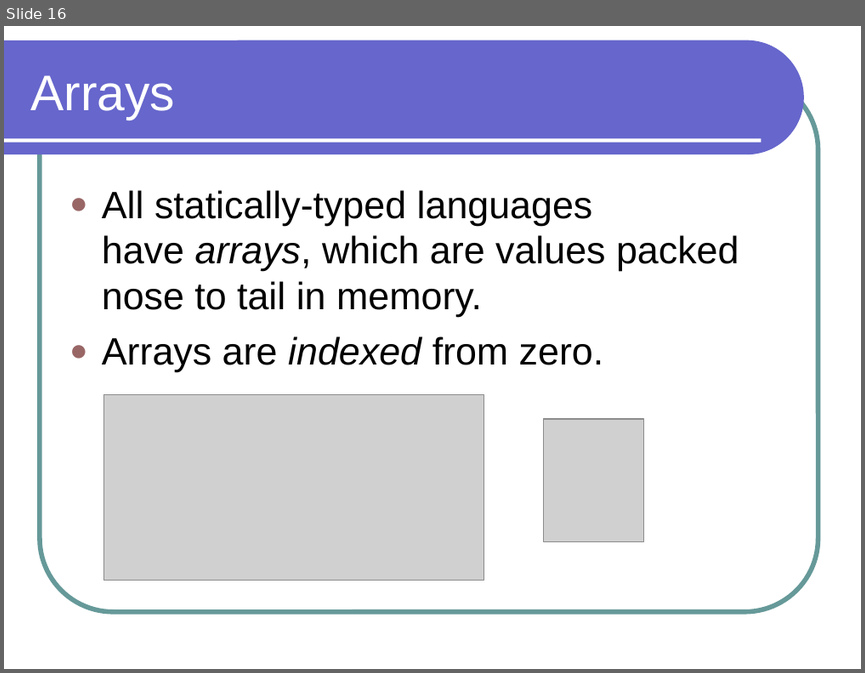
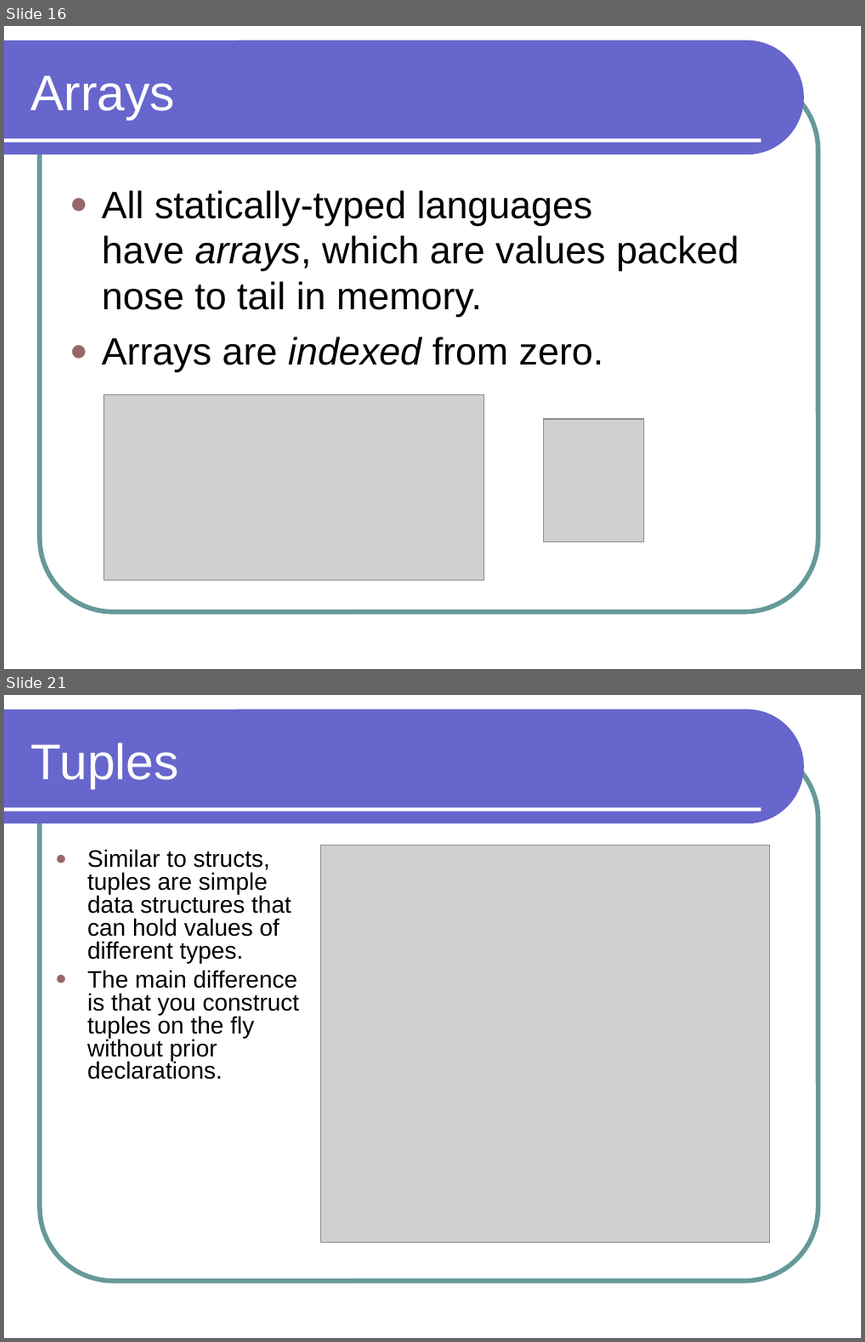
Before and after one commit to lutzhamel/CSC301, a slide deck: notes/csc301-ln002.ppt. Shown one above the other, each under a label of ours: slide 16 before the commit, slides 16 and 21 after it; the slides between them are not shown. The pictures are 865x673 and 865x1342 pixels, drawn with LibreOffice and Linux fonts; fonts in the diff are those of the drawing; grey boxes stand for pictures. Boxes give left, top, right and bottom in pixels: in the first picture for what was removed or moved away, otherwise in the second. Text is boxed around its words. In the diff, an @@ line names an element or a change of style, - is before the commit and + after.

```diff
--- a/notes/csc301-ln002.ppt
+++ b/notes/csc301-ln002.ppt
@@ slide 21 added at (4, 695, 861, 1338), background #FFFFFF; not listed: 3 template elements that a slide beside it also shows @@
@@ title added at (31, 743, 179, 789), 42 pt, text #FFFFFF @@
+Tuples
@@ picture added at (320, 845, 769, 1242) @@
@@ text added at (87, 849, 300, 1079), 20 pt, text #000000 @@
+● Similar to structs, tuples are simple data structures that can hold values of different types.
+● The main difference is that you construct tuples on the fly without prior declarations.
```
Also in this commit, not shown: 5 other slides added, 2 other files.
